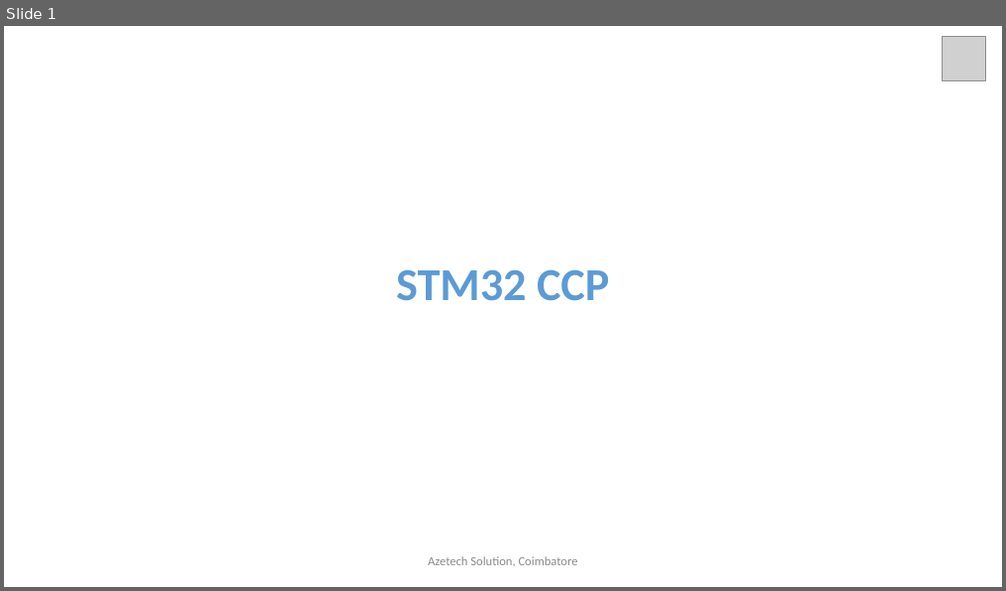
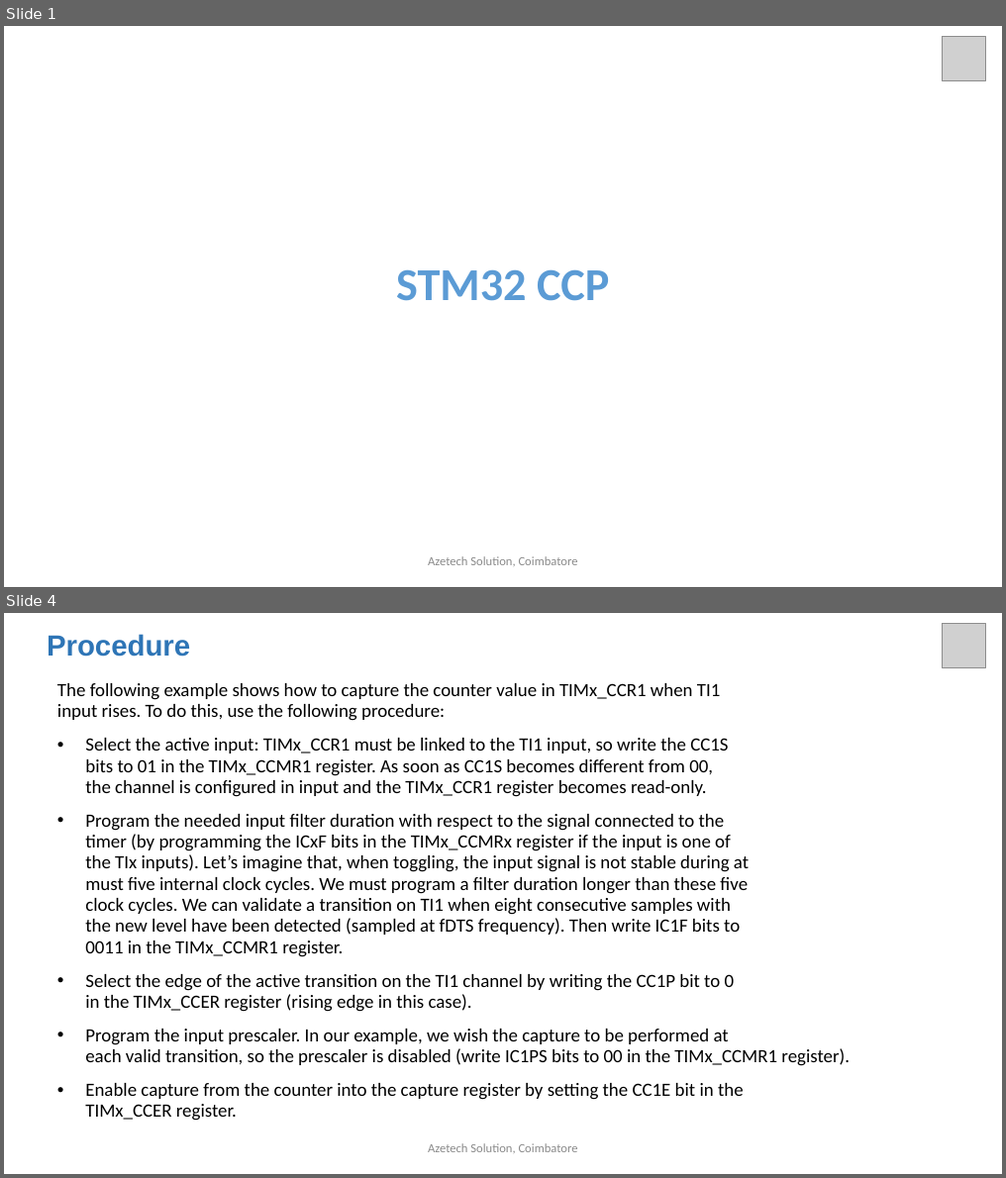
Before and after one commit to arulnelson/AZETECH-CLASS-NOTES, a slide deck: STM32_DOCS/STM32_CCP.pptx. Shown one above the other, each under a label of ours: slide 1 before the commit, slides 1 and 4 after it; the slides between them are not shown. The pictures are 1006x591 and 1006x1178 pixels, drawn with LibreOffice and Linux fonts; fonts in the diff are those of the drawing; grey boxes stand for pictures. Boxes give left, top, right and bottom in pixels: in the first picture for what was removed or moved away, otherwise in the second. Text is boxed around its words. In the diff, an @@ line names an element or a change of style, - is before the commit and + after.

```diff
--- a/STM32_DOCS/STM32_CCP.pptx
+++ b/STM32_DOCS/STM32_CCP.pptx
@@ slide 4 added at <box>4,613,1002,1174</box>, background #FFFFFF @@
@@ text added at <box>47,634,190,657</box>, 28 pt, text #2E75B6, bold @@
+Procedure
@@ picture added at <box>943,624,986,667</box> @@
@@ text added at <box>57,683,849,1121</box>, 18 pt, text #000000 @@
+The following example shows how to capture the counter value in TIMx_CCR1 when TI1
+input rises. To do this, use the following procedure:
+• Select the active input: TIMx_CCR1 must be linked to the TI1 input, so write the CC1S
+  bits to 01 in the TIMx_CCMR1 register. As soon as CC1S becomes different from 00,
+  the channel is configured in input and the TIMx_CCR1 register becomes read-only.
+• Program the needed input filter duration with respect to the signal connected to the
+  timer (by programming the ICxF bits in the TIMx_CCMRx register if the input is one of
+  the TIx inputs). Let’s imagine that, when toggling, the input signal is not stable during at
+  must five internal clock cycles. We must program a filter duration longer than these five
+  clock cycles. We can validate a transition on TI1 when eight consecutive samples with
+  the new level have been detected (sampled at fDTS frequency). Then write IC1F bits to
+  0011 in the TIMx_CCMR1 register.
+• Select the edge of the active transition on the TI1 channel by writing the CC1P bit to 0
+  in the TIMx_CCER register (rising edge in this case).
+• Program the input prescaler. In our example, we wish the capture to be performed at
+  each valid transition, so the prescaler is disabled (write IC1PS bits to 00 in the TIMx_CCMR1 register).
+• Enable capture from the counter into the capture register by setting the CC1E bit in the
+  TIMx_CCER register.
@@ text added at <box>428,1144,578,1154</box>, 12 pt, text #8C8C8C @@
+Azetech Solution, Coimbatore
```
Also in this commit, not shown: 2 slides changed, 17 other slides added, 7 slides removed.
